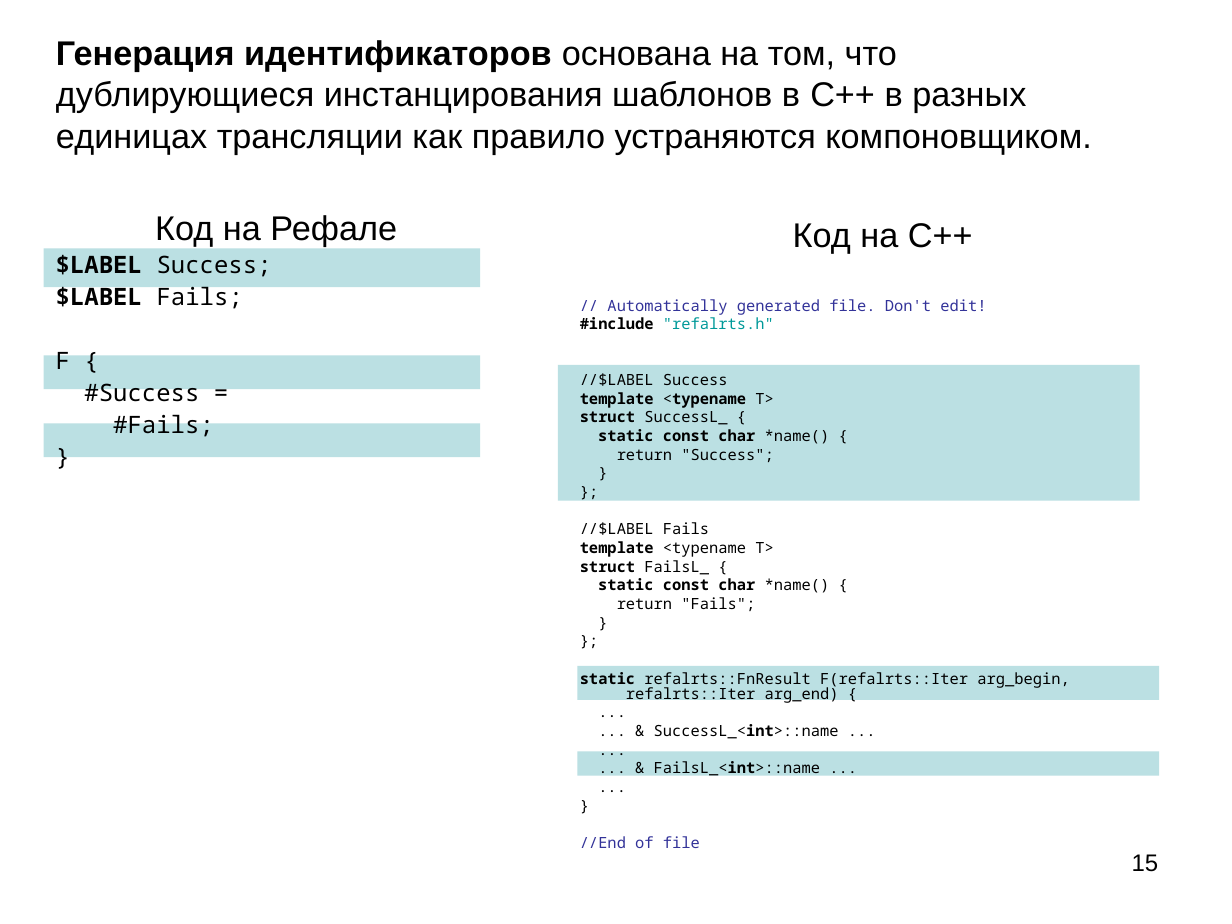
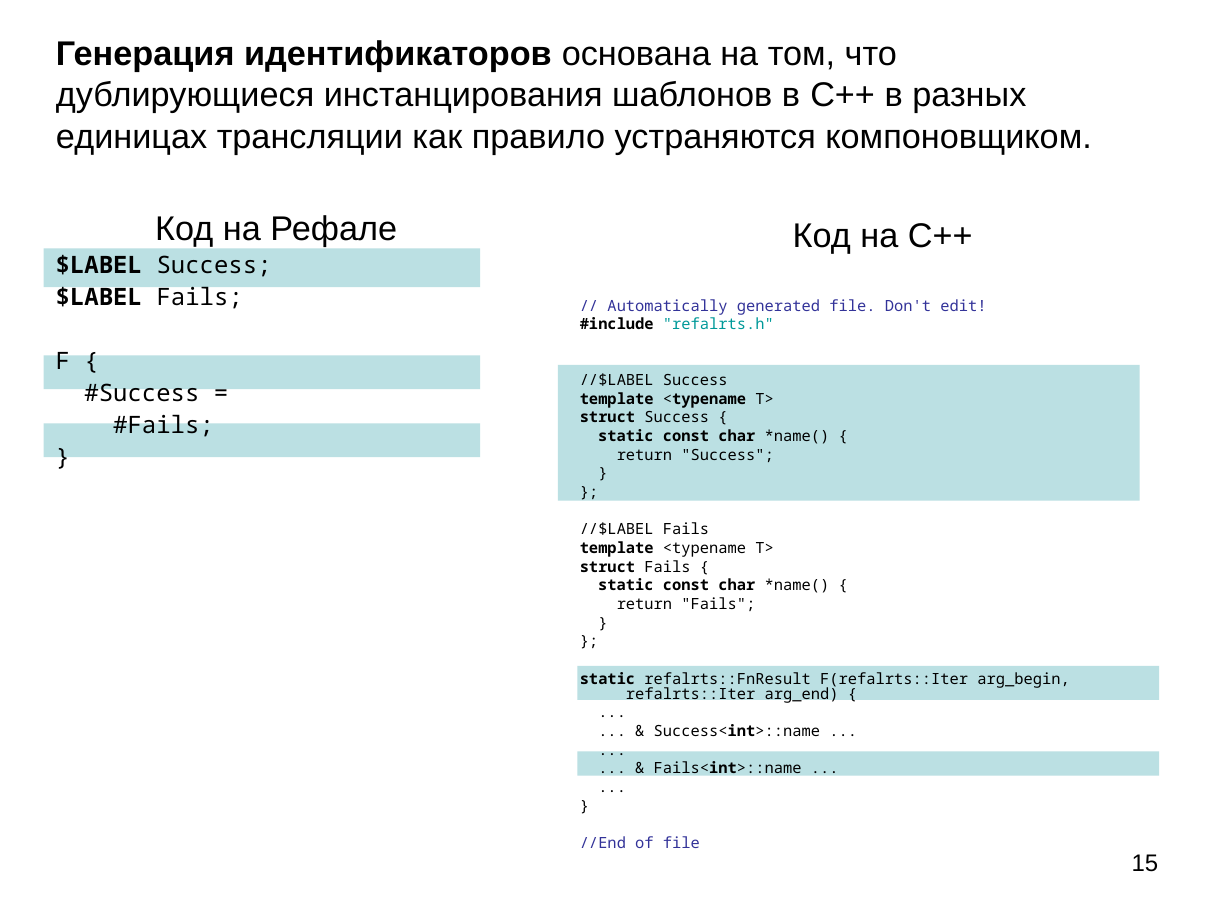
Before and after one commit to bmstu-iu9/refal-5-lambda, a slide deck: slide 15 of doc/Компилятор Простого Рефала.ppt. Drawn at 1232x924 pixels with LibreOffice and Linux fonts; fonts in the diff are those of the drawing. Boxes give left, top, right and bottom in pixels: in the first picture for what was removed or moved away, otherwise in the second. Text is boxed around its words. In the diff, an @@ line names an element or a change of style, - is before the commit and + after.

```diff
--- a/doc/Компилятор Простого Рефала.ppt
+++ b/doc/Компилятор Простого Рефала.ppt
@@ text at box(580, 411, 709, 422): text changed @@
-struct SuccessL_ {
+struct Success {
@@ text at box(580, 560, 690, 572): text changed; bold on @@
-struct FailsL_ {
+struct Fails {
@@ text at box(654, 724, 820, 736): text changed @@
-... & SuccessL_<int>::name ...
+... & Success<int>::name ...
@@ text at box(654, 761, 802, 778): text changed @@
-... & FailsL_<int>::name ...
+... & Fails<int>::name ...
```
Also in this commit, not shown: 6 other slides changed, 6 other files.
